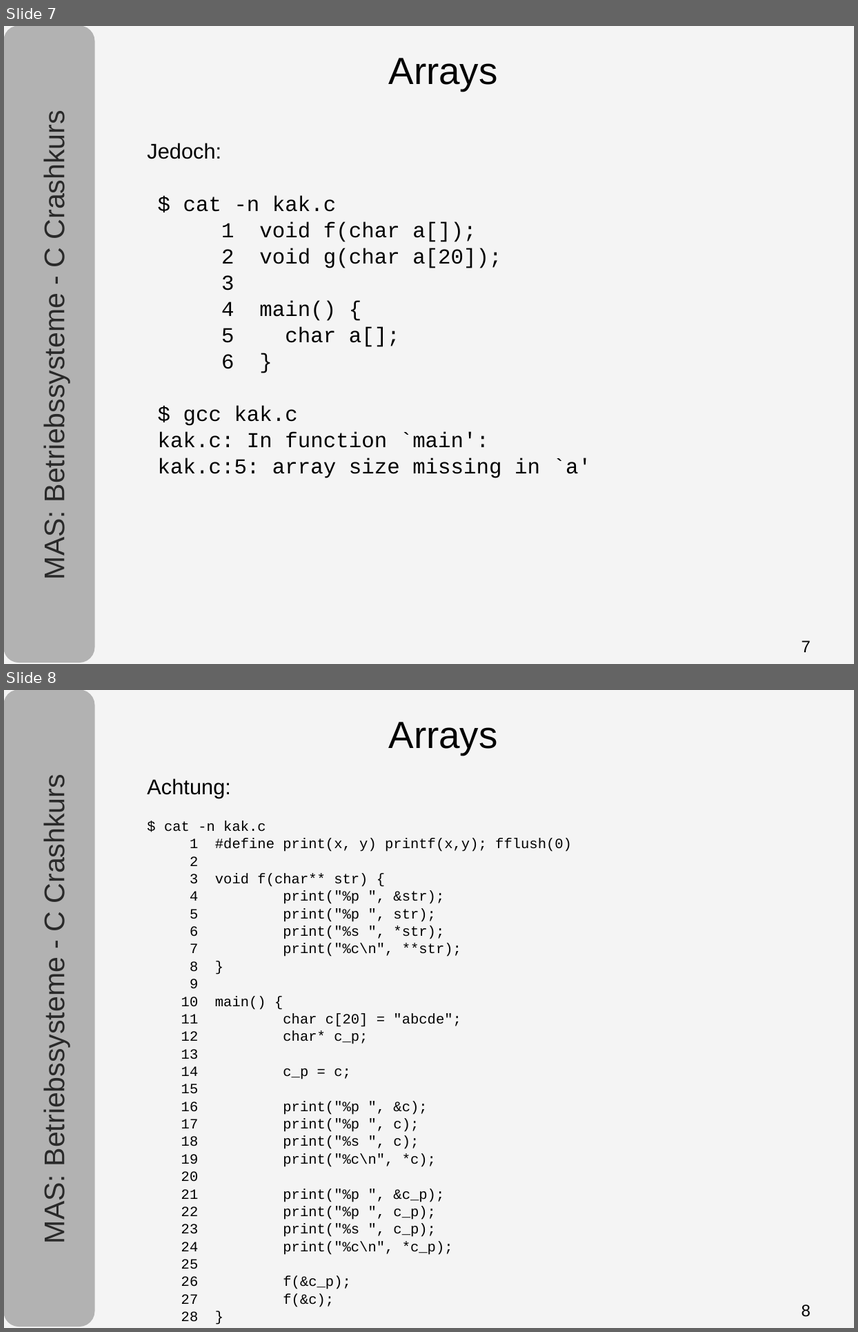
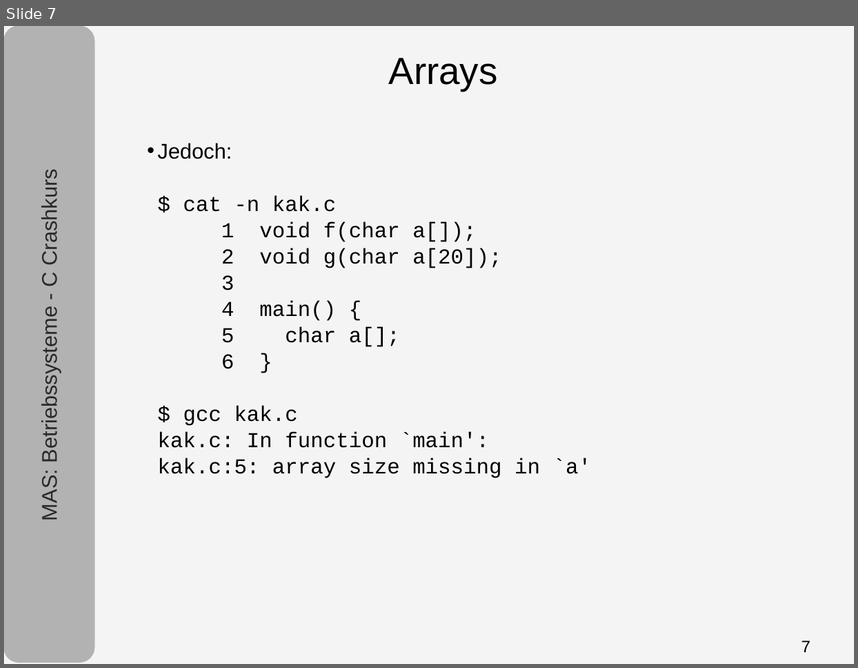
Before and after one commit to tpo/betriebssysteme, a slide deck: 05-1_C.odp. Shown one above the other, each under a label of ours: slides 7 and 8 before the commit, slide 7 after it. The pictures are 858x1332 and 858x668 pixels, drawn with LibreOffice and Linux fonts; fonts in the diff are those of the drawing. Boxes give left, top, right and bottom in pixels: in the first picture for what was removed or moved away, otherwise in the second. Text is boxed around its words. In the diff, an @@ line names an element or a change of style, - is before the commit and + after.

```diff
--- a/05-1_C.odp
+++ b/05-1_C.odp
@@ slide 8 removed at [4, 690, 854, 1328], background #F4F4F4; not listed: 1 template element that a slide beside it also shows @@
@@ rounded rectangle removed at [4, 690, 94, 1326] @@
@@ text removed at [389, 722, 498, 755] @@
-Arrays
@@ text removed at [38, 787, 70, 1241] @@
-MAS: Betriebssysteme - C Crashkurs
@@ text removed at [147, 778, 572, 1321] @@
-Achtung:
-$ cat -n kak.c
-1 #define print(x, y) printf(x,y); fflush(0)
-2
-3 void f(char** str) {
-4 print("%p ", &str);
-5 print("%p ", str);
-6 print("%s ", *str);
-7 print("%c\n", **str);
-8 }
-9
-10 main() {
-11 char c[20] = "abcde";
-12 char* c_p;
-13
-14 c_p = c;
-15
-16 print("%p ", &c);
-17 print("%p ", c);
-18 print("%s ", c);
-19 print("%c\n", *c);
-20
-21 print("%p ", &c_p);
-22 print("%p ", c_p);
-23 print("%s ", c_p);
-24 print("%c\n", *c_p);
-25
-26 f(&c_p);
-27 f(&c);
-28 }
@@ page number removed at [802, 1304, 811, 1317] @@
-8
@@ slide 7 changed as well @@
@@ text "MAS: Betriebssysteme - C Crashkurs" at [38, 179, 61, 519]: size 24 to 18 pt @@
@@ text "Jedoch: $ cat -n kak.c ..." at [158, 143, 591, 478]: bullet none to •; more space between paragraphs @@
```
Also in this commit, not shown: 15 other slides changed, 1 slide added, 2 other slides removed.
